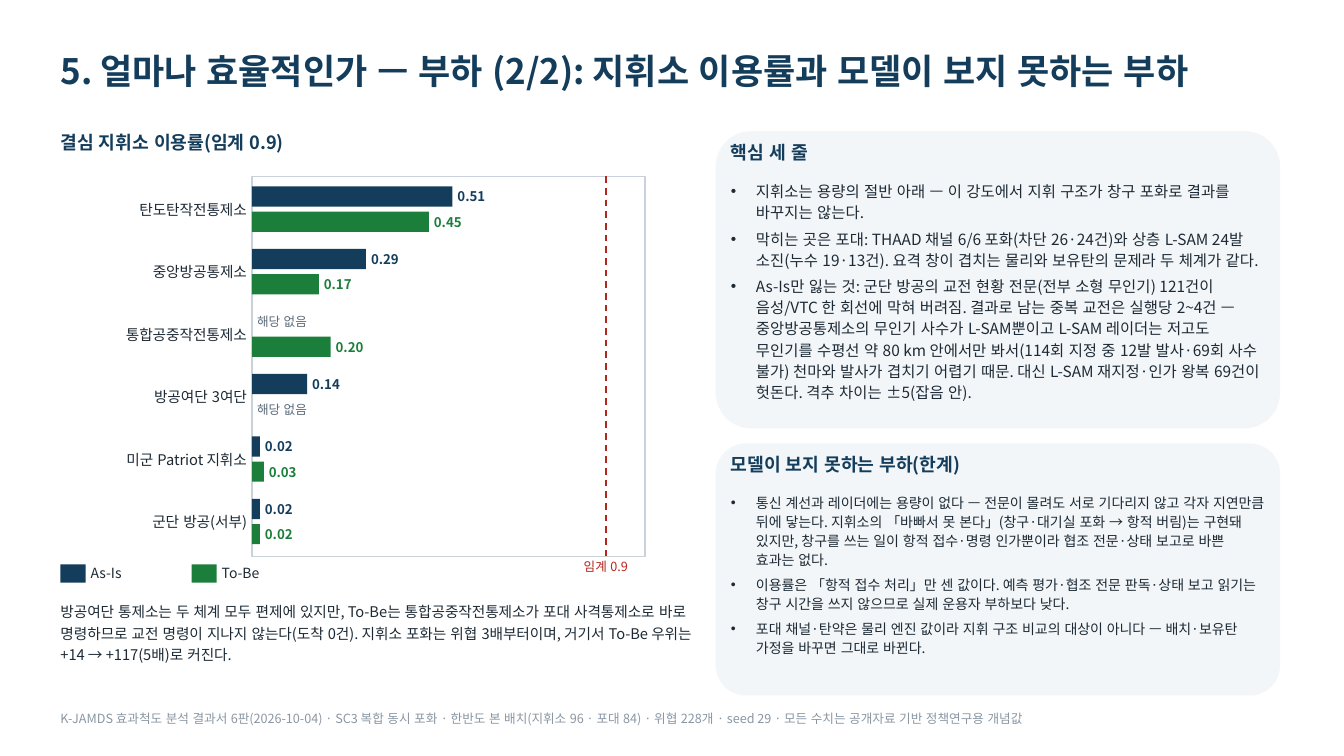
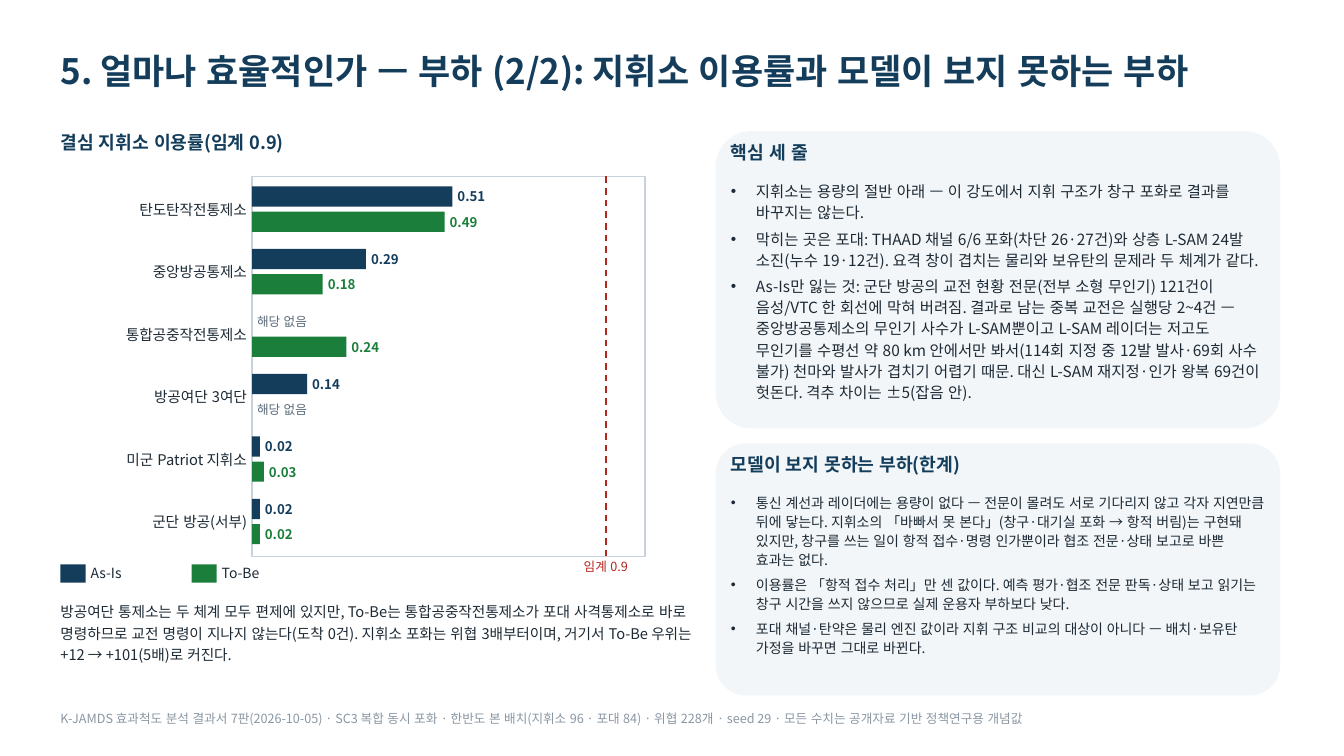
Before and after one commit to DaehyunY00/Air_Defense, a slide deck: slide 9 of K-JAMDS_효과척도_발표정리본.pptx. Drawn at 1344x756 pixels with LibreOffice and Linux fonts; fonts in the diff are those of the drawing. Boxes give left, top, right and bottom in pixels: in the first picture for what was removed or moved away, otherwise in the second. Text is boxed around its words. In the diff, an @@ line names an element or a change of style, - is before the commit and + after.

```diff
--- a/K-JAMDS_효과척도_발표정리본.pptx
+++ b/K-JAMDS_효과척도_발표정리본.pptx
@@ rectangle: place and size @@
-rectangle at [252,212,429,232]
+rectangle at [252,212,445,232]
@@ text at [450,217,478,227]: text changed @@
-0.45
+0.49
@@ text at [756,232,1259,269]: text changed @@
-• 막히는 곳은 포대: THAAD 채널 6/6 포화(차단 26·24건)와 상층 L-SAM 24발 소진(누수 19·13건). 요격 창이 겹치는 물리와 보유탄의 문제라 두 체계가 같다.
+• 막히는 곳은 포대: THAAD 채널 6/6 포화(차단 26·27건)와 상층 L-SAM 24발 소진(누수 19·12건). 요격 창이 겹치는 물리와 보유탄의 문제라 두 체계가 같다.
@@ rectangle: place and size @@
-rectangle at [252,274,319,294]
+rectangle at [252,274,323,294]
@@ text at [328,279,356,289]: text changed @@
-0.17
+0.18
@@ rectangle: place and size @@
-rectangle at [252,337,331,357]
+rectangle at [252,337,347,357]
@@ text at [351,342,379,352]: text changed @@
-0.20
+0.24
@@ text at [60,604,691,663]: text changed @@
-방공여단 통제소는 두 체계 모두 편제에 있지만, To-Be는 통합공중작전통제소가 포대 사격통제소로 바로 명령하므로 교전 명령이 지나지 않는다(도착 0건). 지휘소 포화는 위협 3배부터이며, 거기서 To-Be 우위는 +14 → +117(5배)로 커진다.
+방공여단 통제소는 두 체계 모두 편제에 있지만, To-Be는 통합공중작전통제소가 포대 사격통제소로 바로 명령하므로 교전 명령이 지나지 않는다(도착 0건). 지휘소 포화는 위협 3배부터이며, 거기서 To-Be 우위는 +12 → +101(5배)로 커진다.
@@ text at [60,712,1023,725]: text changed @@
-K-JAMDS 효과척도 분석 결과서 6판(2026-10-04) · SC3 복합 동시 포화 · 한반도 본 배치(지휘소 96 · 포대 84) · 위협 228개 · seed 29 · 모든 수치는 공개자료 기반 정책연구용 개념값
+K-JAMDS 효과척도 분석 결과서 7판(2026-10-05) · SC3 복합 동시 포화 · 한반도 본 배치(지휘소 96 · 포대 84) · 위협 228개 · seed 29 · 모든 수치는 공개자료 기반 정책연구용 개념값
```
Also in this commit, not shown: 10 other slides changed, 9 other files.
